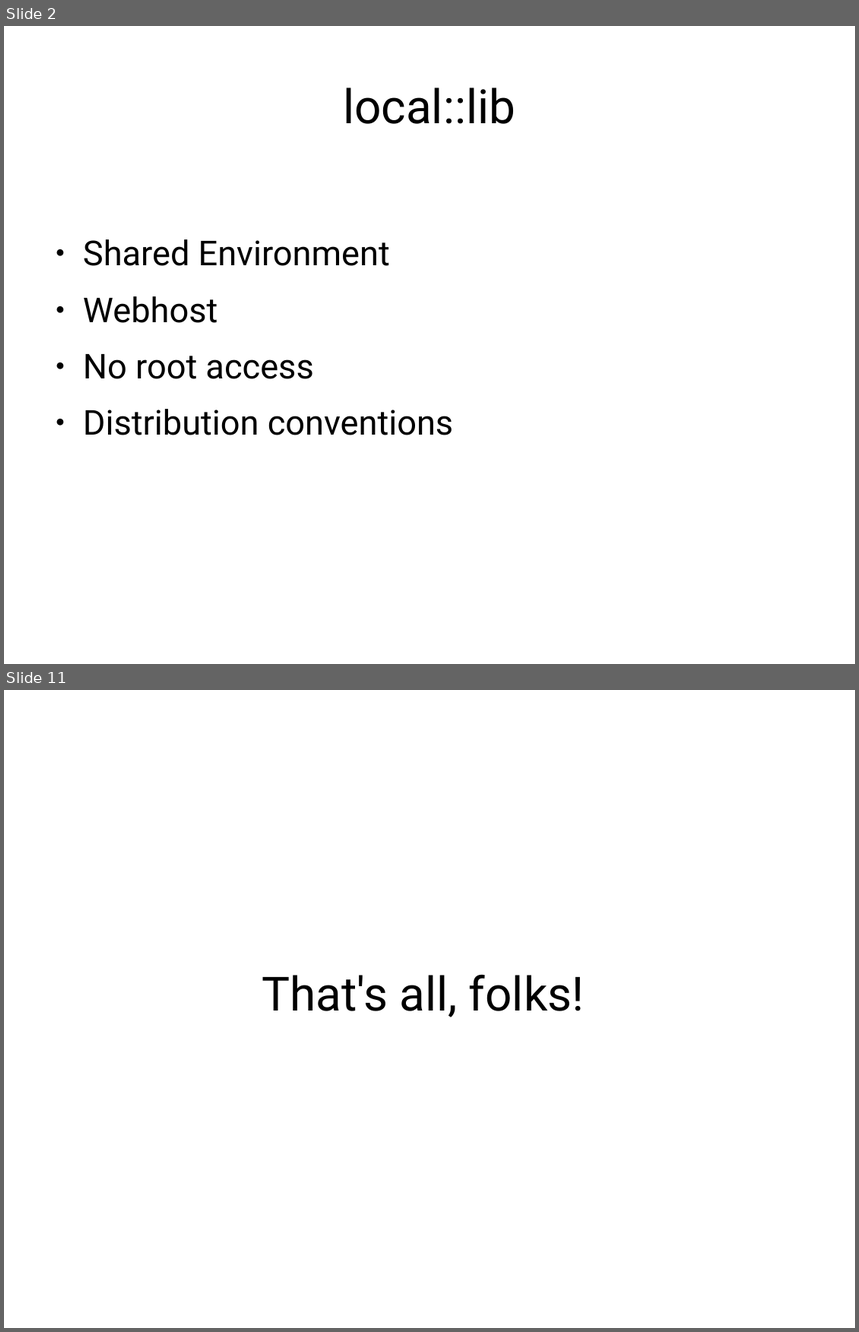
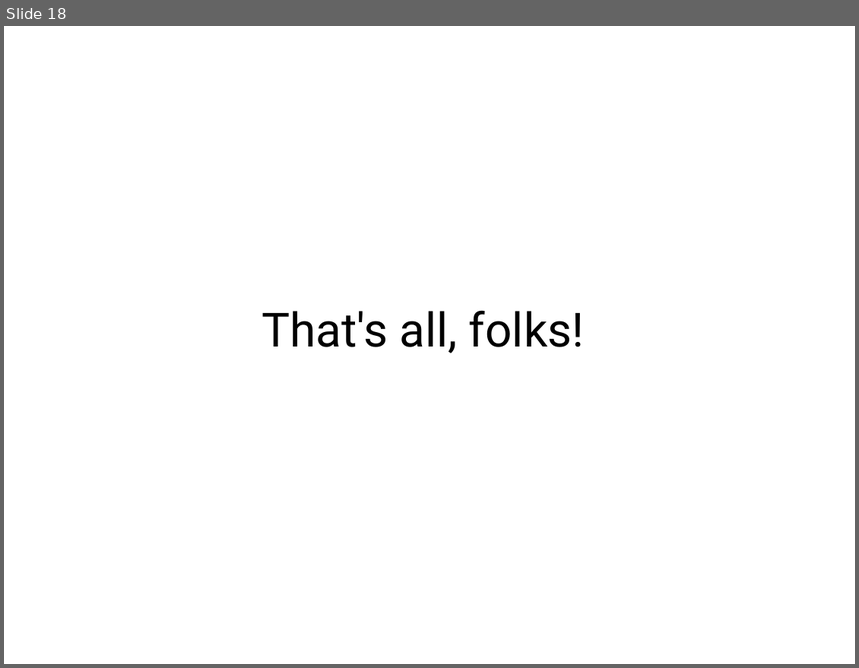
Before and after one commit to erezschatz/Presentation, a slide deck: tools.odp. Shown one above the other, each under a label of ours: slides 2 and 11 before the commit, slide 18 after it; the slides between them are not shown. The pictures are 859x1332 and 859x668 pixels, drawn with LibreOffice and Linux fonts; fonts in the diff are those of the drawing. Boxes give left, top, right and bottom in pixels: in the first picture for what was removed or moved away, otherwise in the second. Text is boxed around its words. In the diff, an @@ line names an element or a change of style, - is before the commit and + after.

```diff
--- a/tools.odp
+++ b/tools.odp
@@ slide 2 removed at bbox=[4, 26, 855, 664], background #FFFFFF @@
@@ title removed at bbox=[343, 88, 515, 124] @@
-local::lib
@@ text removed at bbox=[83, 240, 454, 436] @@
-● Shared Environment
-● Webhost
-● No root access
-● Distribution conventions
@@ what was slide 11 is now slide 18 @@
```
Also in this commit, not shown: 17 slides added, 9 other slides removed, 1 other file.
